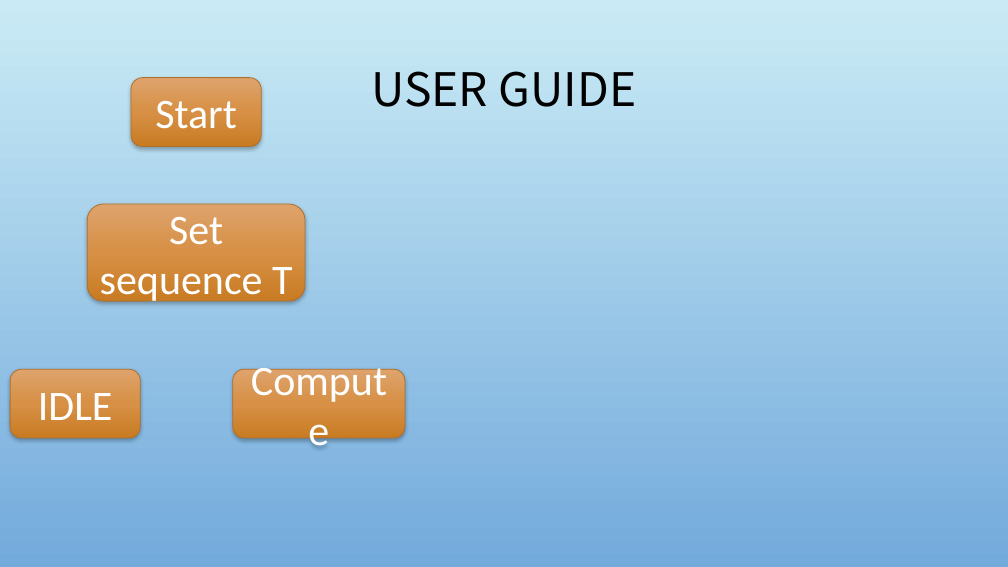
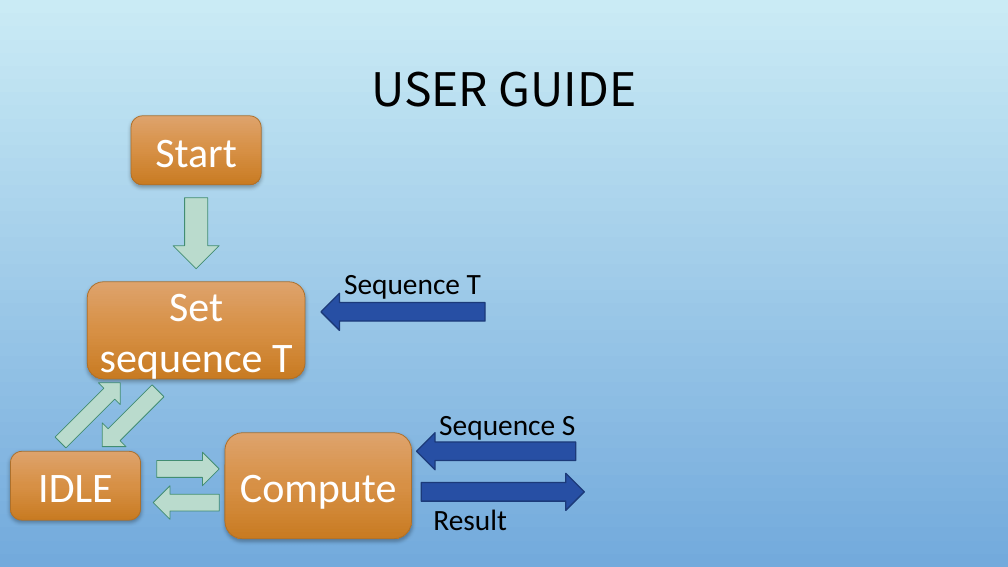
Before and after one commit to whoami90506/Smith_Waterman_Hardware_Implementation, a slide deck: slide 2 of 專題研究進度報告.pptx. Drawn at 1008x567 pixels with LibreOffice and Linux fonts; fonts in the diff are those of the drawing; background and template pictures are left out. Boxes give left, top, right and bottom in pixels: in the first picture for what was removed or moved away, otherwise in the second. Text is boxed around its words. In the diff, an @@ line names an element or a change of style, - is before the commit and + after.

```diff
--- a/專題研究進度報告.pptx
+++ b/專題研究進度報告.pptx
@@ rounded rectangle "Start": place and size @@
-rounded rectangle "Start" at (131, 78, 261, 147)
+rounded rectangle "Start" at (131, 116, 261, 185)
@@ down arrow added at (173, 198, 219, 269), fill #BBDBCD, outline #428E73 0.75 pt @@
@@ rounded rectangle "Set sequence T": place and size @@
-rounded rectangle "Set sequence T" at (87, 204, 305, 301)
+rounded rectangle "Set sequence T" at (87, 282, 305, 379)
@@ down arrow added at (321, 293, 485, 330), fill #274FA4, outline #1D3A79 1.25 pt @@
@@ text added at (344, 275, 481, 299), 28 pt, text #000000 @@
+Sequence T
@@ down arrow added at (49, 372, 131, 454), fill #BBDBCD, outline #428E73 0.75 pt @@
@@ down arrow added at (90, 379, 170, 458), fill #BBDBCD, outline #428E73 0.75 pt @@
@@ text added at (439, 416, 575, 442), 28 pt, text #000000 @@
+Sequence S
@@ rounded rectangle "Compute": place and size @@
-rounded rectangle "Compute" at (233, 369, 405, 438)
+rounded rectangle "Compute" at (225, 433, 411, 538)
@@ down arrow added at (417, 433, 576, 470), fill #274FA4, outline #1D3A79 1.25 pt @@
@@ rounded rectangle "IDLE": place and size @@
-rounded rectangle "IDLE" at (10, 369, 140, 438)
+rounded rectangle "IDLE" at (11, 451, 141, 520)
@@ down arrow added at (156, 453, 219, 486), fill #BBDBCD, outline #428E73 0.75 pt @@
@@ down arrow added at (422, 474, 585, 511), fill #274FA4, outline #1D3A79 1.25 pt @@
@@ down arrow added at (153, 486, 219, 519), fill #BBDBCD, outline #428E73 0.75 pt @@
@@ text added at (433, 509, 506, 531), 28 pt, text #000000 @@
+Result
```
Also in this commit, not shown: 8 other files.
